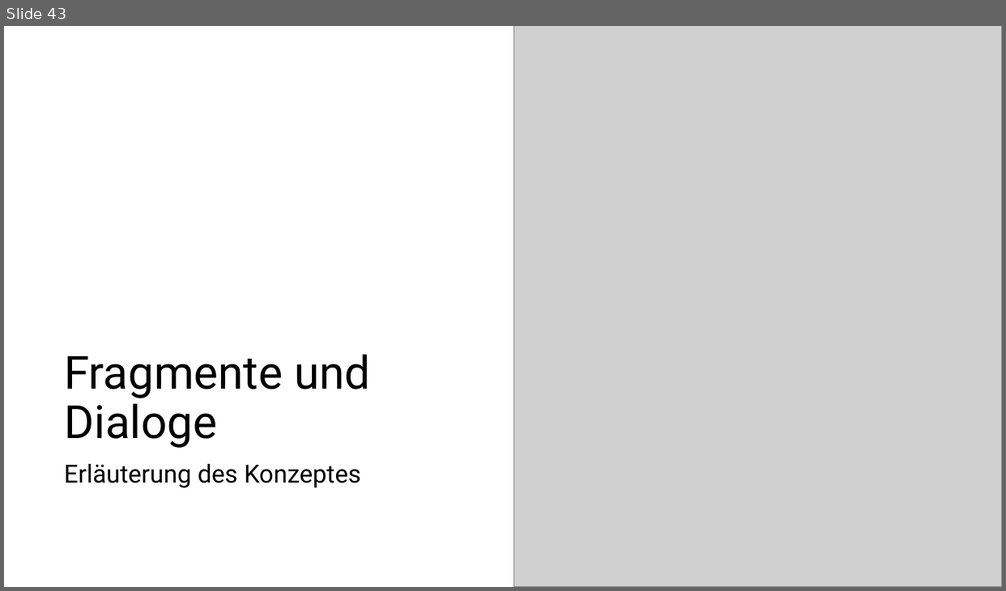
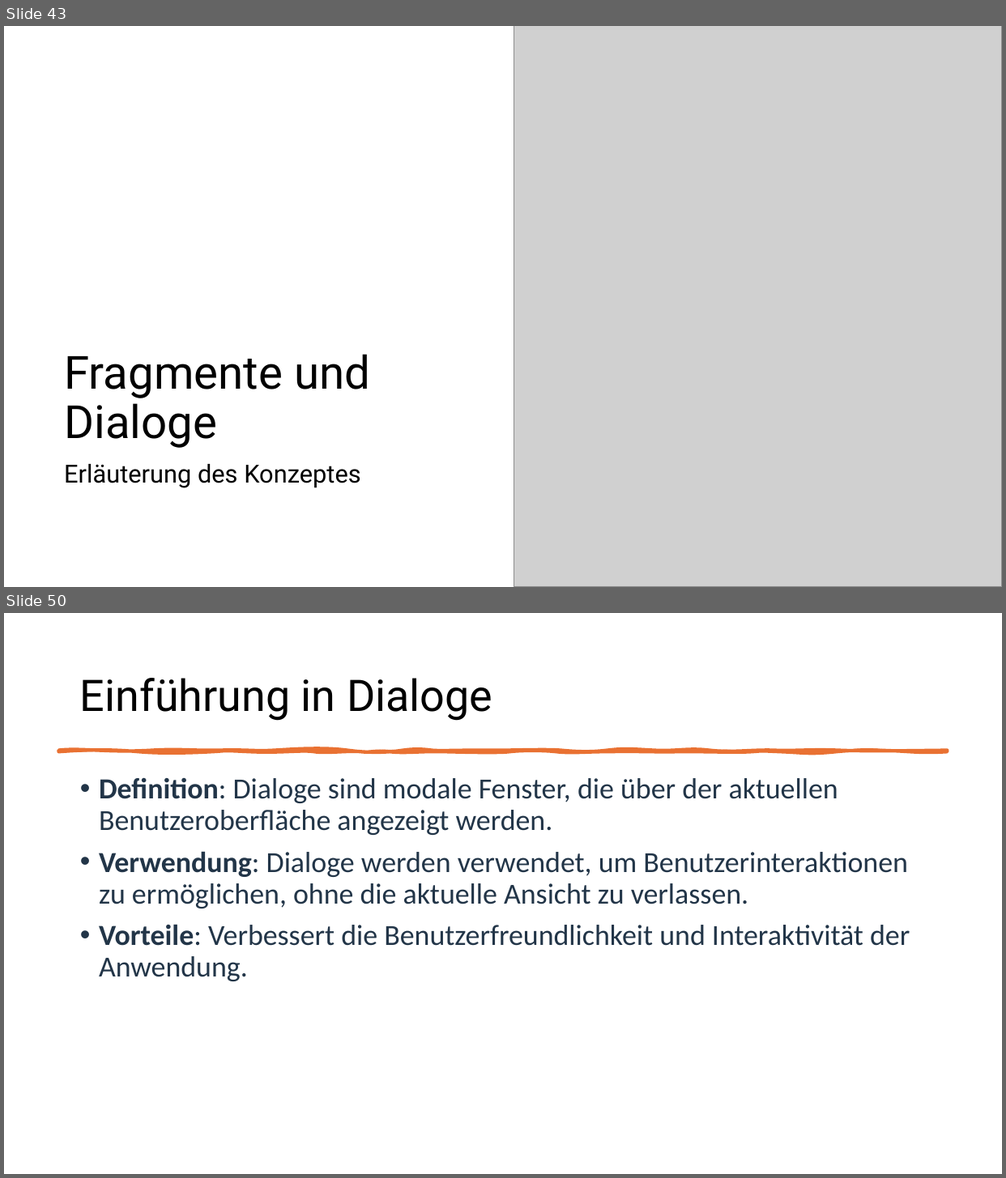
Before and after one commit to MatLange/SAPTraining, a slide deck: Tag02_SAPUI5-Fiori_DE.pptx. Shown one above the other, each under a label of ours: slide 43 before the commit, slides 43 and 50 after it; the slides between them are not shown. The pictures are 1006x591 and 1006x1178 pixels, drawn with LibreOffice and Linux fonts; fonts in the diff are those of the drawing; grey boxes stand for pictures. Boxes give left, top, right and bottom in pixels: in the first picture for what was removed or moved away, otherwise in the second. Text is boxed around its words. In the diff, an @@ line names an element or a change of style, - is before the commit and + after.

```diff
--- a/Tag02_SAPUI5-Fiori_DE.pptx
+++ b/Tag02_SAPUI5-Fiori_DE.pptx
@@ slide 50 added at (x1=4, y1=613, x2=1002, y2=1174), background #FFFFFF @@
@@ title added at (x1=80, y1=678, x2=492, y2=721), 42 pt, text #000000 @@
+Einführung in Dialoge
@@ freeform shape added at (x1=58, y1=750, x2=948, y2=752), fill #E97132, outline #E97132 3.25 pt @@
@@ text added at (x1=99, y1=777, x2=910, y2=982), 28 pt, text #223548 @@
+• Definition: Dialoge sind modale Fenster, die über der aktuellen Benutzeroberfläche angezeigt werden.
+• Verwendung: Dialoge werden verwendet, um Benutzerinteraktionen zu ermöglichen, ohne die aktuelle Ansicht zu verlassen.
+• Vorteile: Verbessert die Benutzerfreundlichkeit und Interaktivität der Anwendung.
```
Also in this commit, not shown: 8 other slides added, 3 other files.
